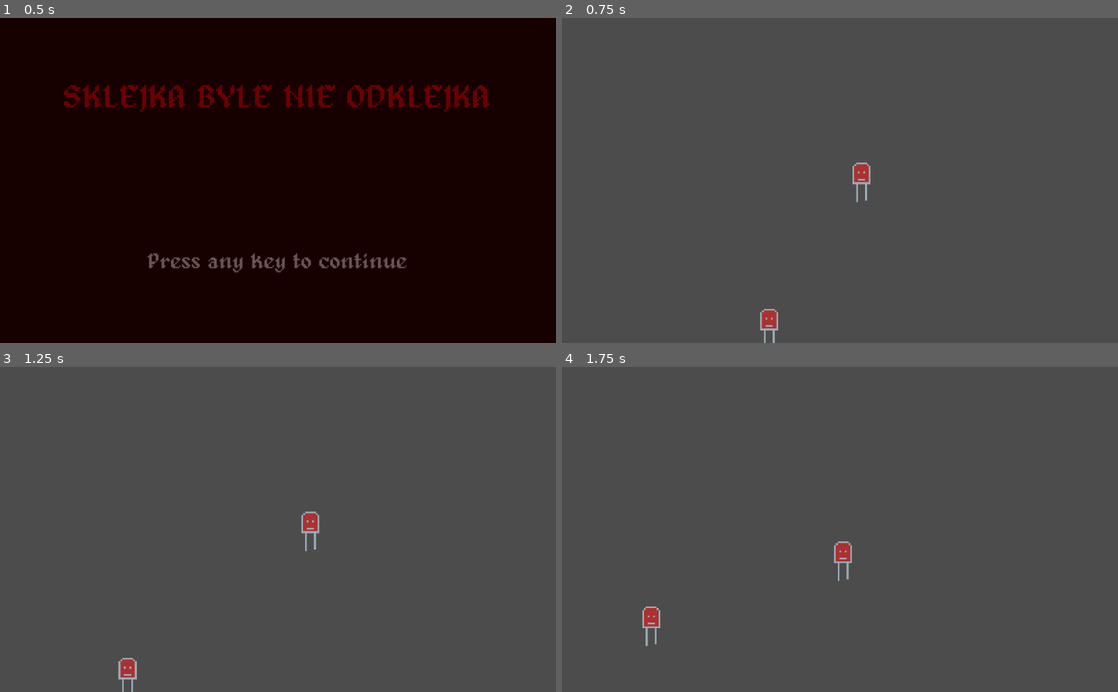
Above: before the commit, frames 1-4 (two rows, left to right).
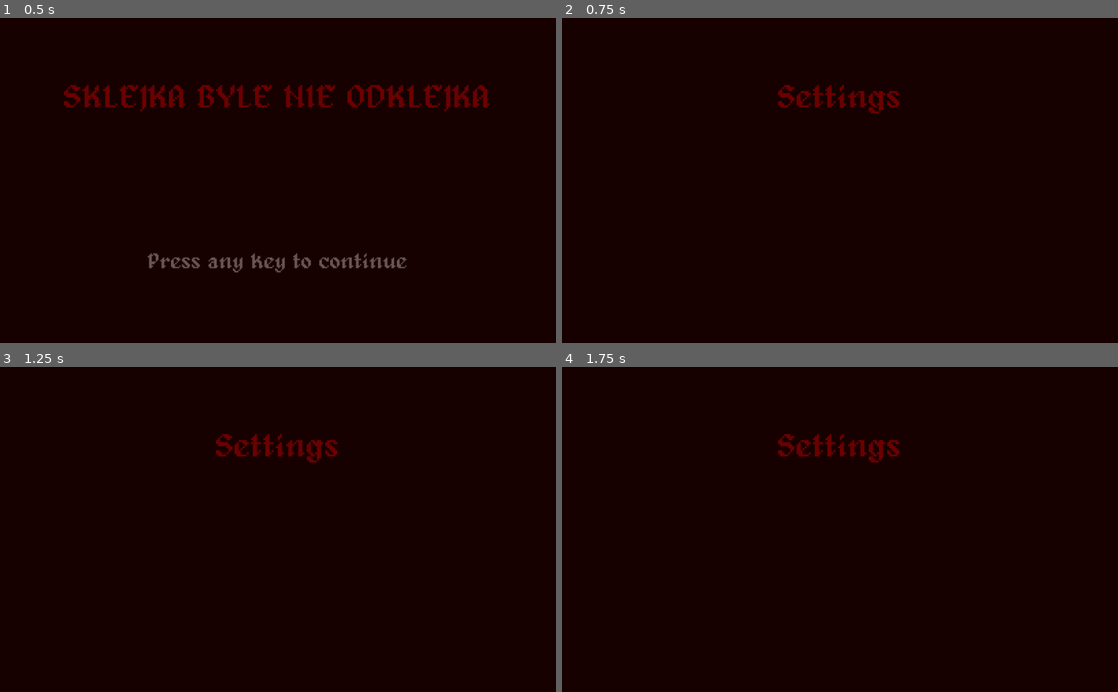
Above: after the commit, the same moments.

Repository: jptrzy/sklejka-byle-nie-odklejka
Game: Godot game, scene res://src/UI/StartMenu.tscn
The game is run twice, just before and just after one commit, with the same random seed, the same clock (stepped at 60 frames per second) and the same inputs.
Inputs:
- Up to frame 1 (0.5 s): no input
- Up to frame 2 (0.75 s): tap Enter at 0.5 s; hold Right (move_right) from 0.53 s (still down)
- Up to frame 3 (1.25 s): keep holding Right (move_right)
- Up to frame 4 (1.75 s): release Right (move_right) at 1.28 s; hold Down (move_down) from 1.28 s (still down)

Frame 1 is identical in both runs. In frame 2, 100% of the frame differs, in the area x 0-100%, y 0-100%; in frame 3, 100%; in frame 4, 100%.

Commit message:
adding a button

Diff:
--- a/src/UI/GUI.tscn
+++ b/src/UI/GUI.tscn
@@ -1,11 +1,14 @@
-[gd_scene load_steps=3 format=2]
+[gd_scene load_steps=4 format=2]
 
 [ext_resource path="res://src/UI/PauseMenu.tscn" type="PackedScene" id=1]
 [ext_resource path="res://src/UI/SkillMenu.tscn" type="PackedScene" id=2]
+[ext_resource path="res://src/UI/SettingsMenu.tscn" type="PackedScene" id=3]
 
 [node name="GUI" type="CanvasLayer"]
 
-[node name="PauseMenu" parent="." instance=ExtResource( 1 )]
-
 [node name="SkillMenu" parent="." instance=ExtResource( 2 )]
 pause_mode = 2
+
+[node name="SettingsMenu" parent="." instance=ExtResource( 3 )]
+
+[node name="PauseMenu" parent="." instance=ExtResource( 1 )]
--- a/src/UI/SettingsMenu.gd
+++ b/src/UI/SettingsMenu.gd
@@ -1,5 +1 @@
 extends Node2D
-
-func _unhandled_input(event):
-	if event.is_action_pressed("escape_to_pause_menu"):
-		get_tree().change_scene("res://src/UI/PauseMenu.tscn")
Binary file added: X.png
Not shown, added: X.png.import
